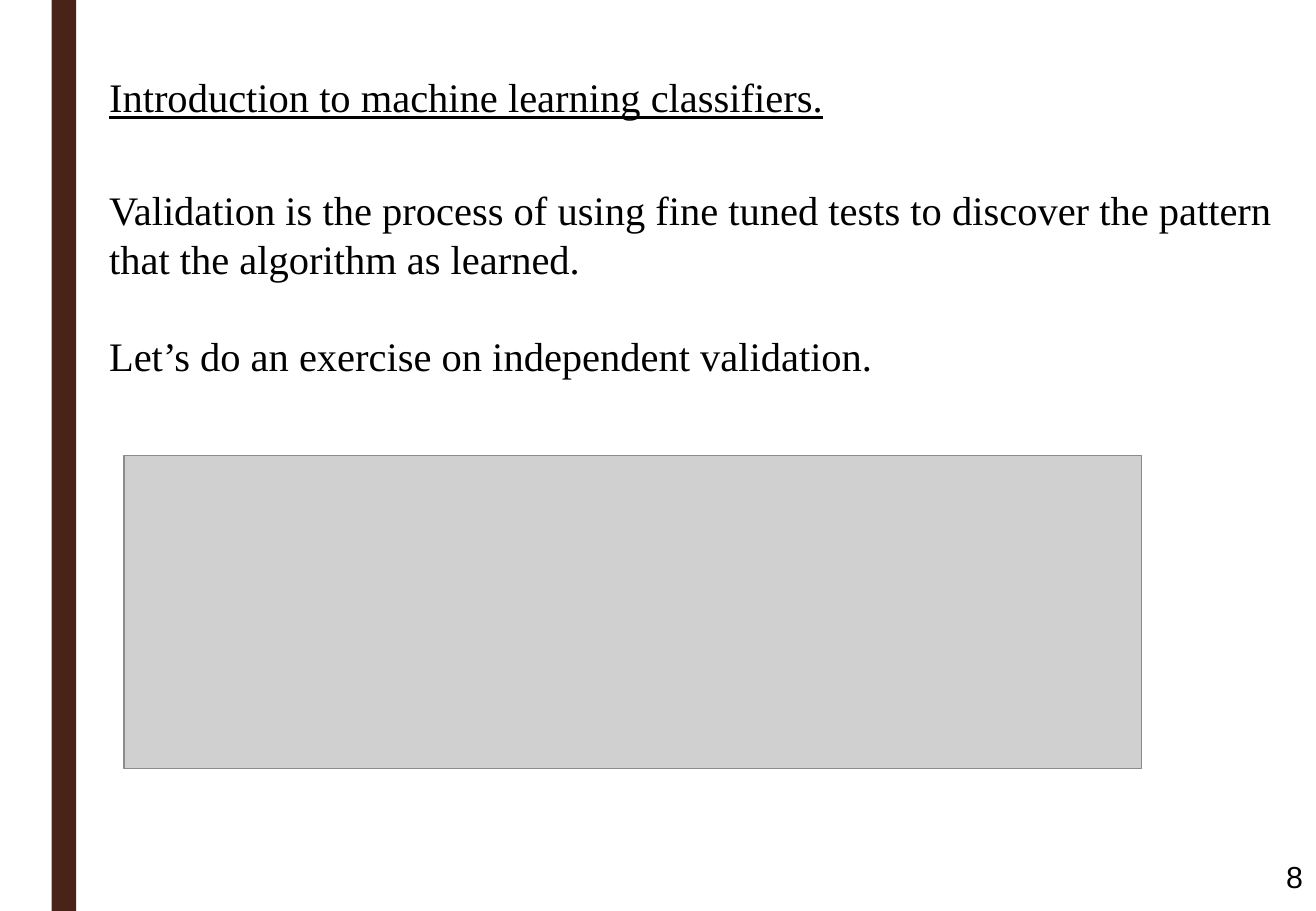
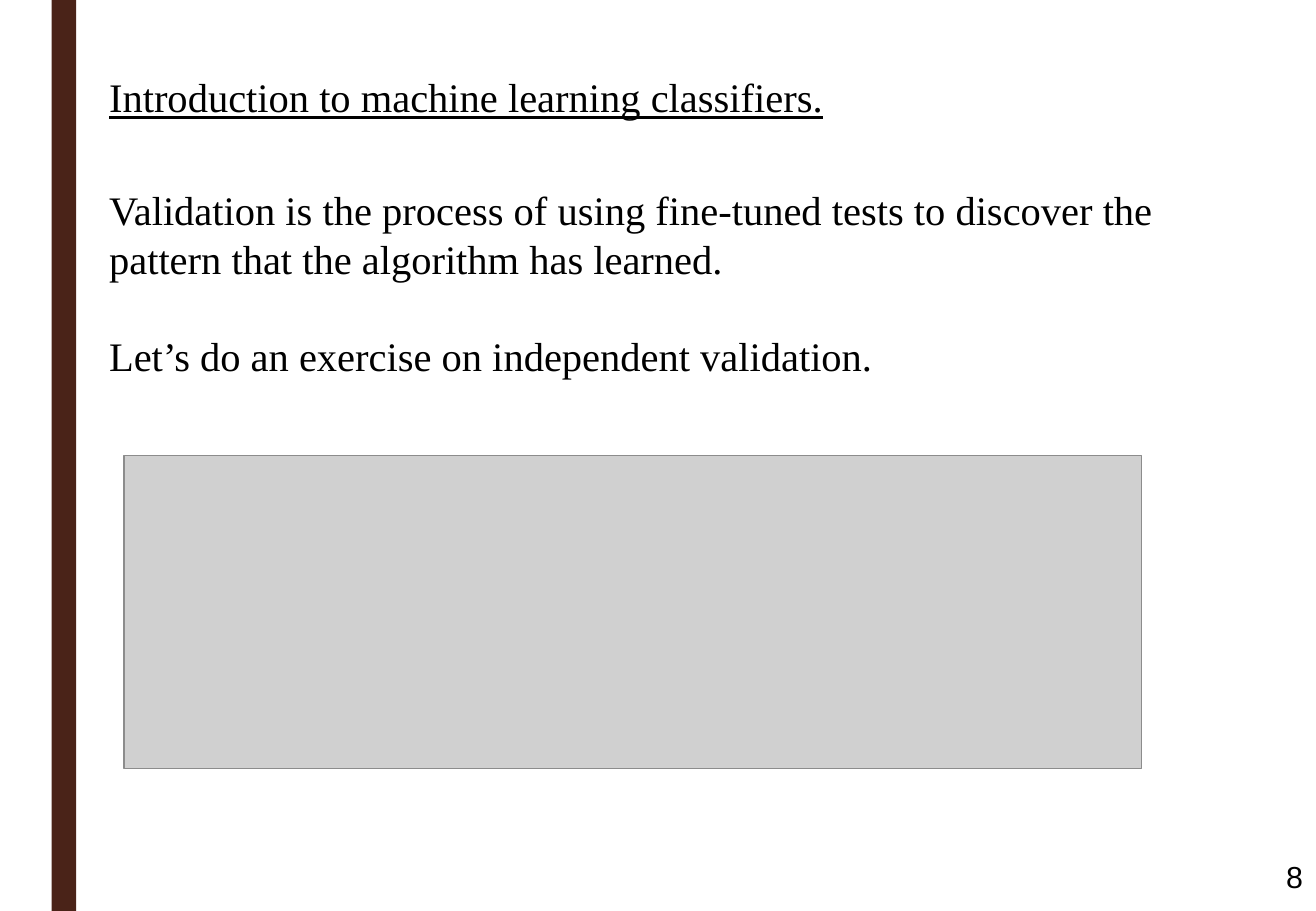
Before and after one commit to ortiztud/fmri_analysis_intro, a slide deck: slide 8 of slides/slides_session-5.pptx. Drawn at 1316x911 pixels with LibreOffice and Linux fonts; fonts in the diff are those of the drawing; grey boxes stand for pictures; background and template pictures are left out. Boxes give left, top, right and bottom in pixels: in the first picture for what was removed or moved away, otherwise in the second. Text is boxed around its words. In the diff, an @@ line names an element or a change of style, - is before the commit and + after.

```diff
--- a/slides/slides_session-5.pptx
+++ b/slides/slides_session-5.pptx
@@ text at [109,196,1152,282]: text changed @@
-Validation is the process of using fine tuned tests to discover the pattern that the algorithm as learned.
+Validation is the process of using fine-tuned tests to discover the pattern that the algorithm has learned.
```
Also in this commit, not shown: 8 other slides changed, 2 other files.
